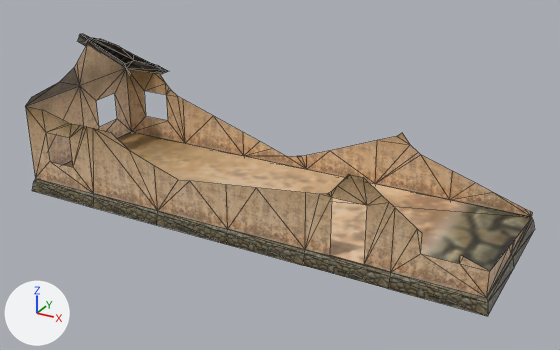
Two versions of the COLLADA model features/s44_b_house_3_3_destroyed_2.dae, one commit apart.
The view is the same before and after, from a 50 mm camera at (104.6, -184.2, 101.7) aimed at (3.5, -0.5, 9.8). Lighting does not change. The marker at lower left points along +X, +Y and +Z. Mesh edges are drawn as thin lines.

Objects in the first picture: 's44_b_house_1_3'.
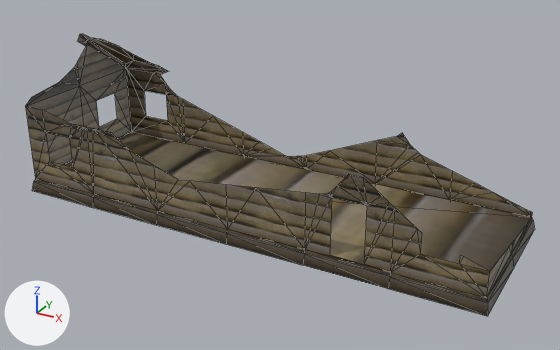
Boxes [x1, y1, x2, y2] around the edits, measured in the pictures (560 x 350 px):
's44_b_house_1_3', surface changed (beige to brown): [25, 34, 535, 316] in both

The change, as a diff of the scene's bpy script:
```diff
--- a/features/s44_b_house_3_3_destroyed_2.dae.py
+++ b/features/s44_b_house_3_3_destroyed_2.dae.py
@@ img_s44_b_house_3_1_png @@
+img_s44_b_house_3_1_png = load_image('s44_b_house_3_1.png', 's44_b_house_3_1.png', 256, 128, 'sRGB')
@@ mat_s44_b_house_1_3_s3o_mat_003 @@
 mat_s44_b_house_1_3_s3o_mat_003 = principled_material('s44_b_house_1_3_s3o_mat_003')
-mat_s44_b_house_1_3_s3o_mat_003.texture = img_s44_b_house_2_1_png
+mat_s44_b_house_1_3_s3o_mat_003.texture = img_s44_b_house_3_1_png
 mat_s44_b_house_1_3_s3o_mat_003.roughness = 0.44
```
